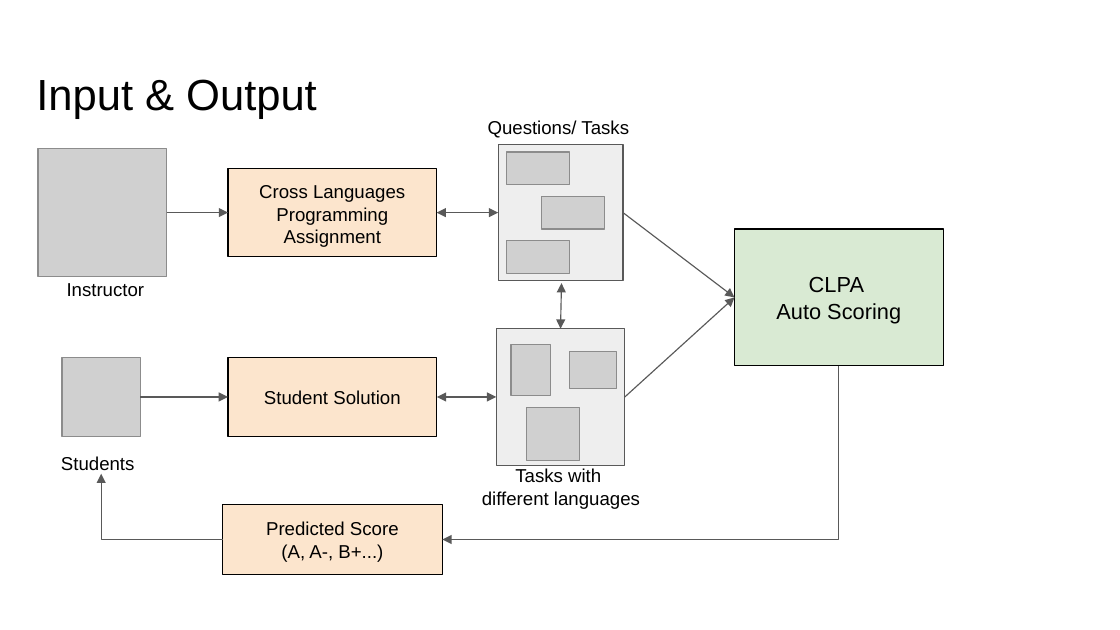
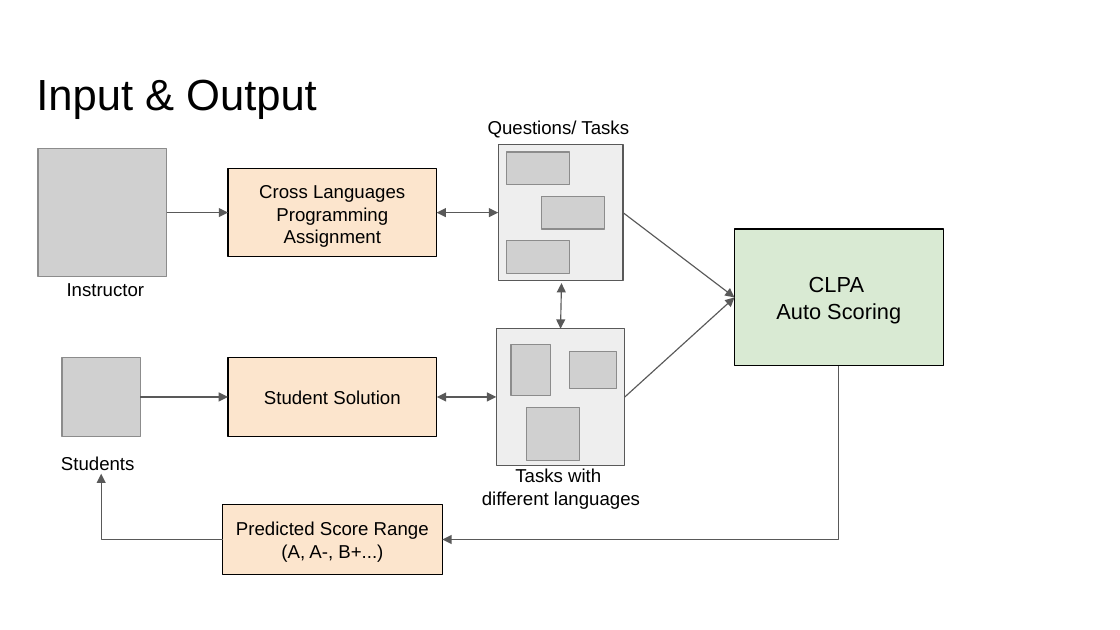
Before and after one commit to pdhung3012/pdhung3012.github.io, a slide deck: slide 3 of presentations/CLPA Auto Scoring Overview.pptx. Drawn at 1120x630 pixels with LibreOffice and Linux fonts; fonts in the diff are those of the drawing; grey boxes stand for pictures. Boxes give left, top, right and bottom in pixels: in the first picture for what was removed or moved away, otherwise in the second. Text is boxed around its words. In the diff, an @@ line names an element or a change of style, - is before the commit and + after.

```diff
--- a/presentations/CLPA Auto Scoring Overview.pptx
+++ b/presentations/CLPA Auto Scoring Overview.pptx
@@ text in rectangle at (236, 521, 429, 539): text changed @@
-Predicted Score
+Predicted Score Range
```
Also in this commit, not shown: 2 other slides changed, 5 other files.
